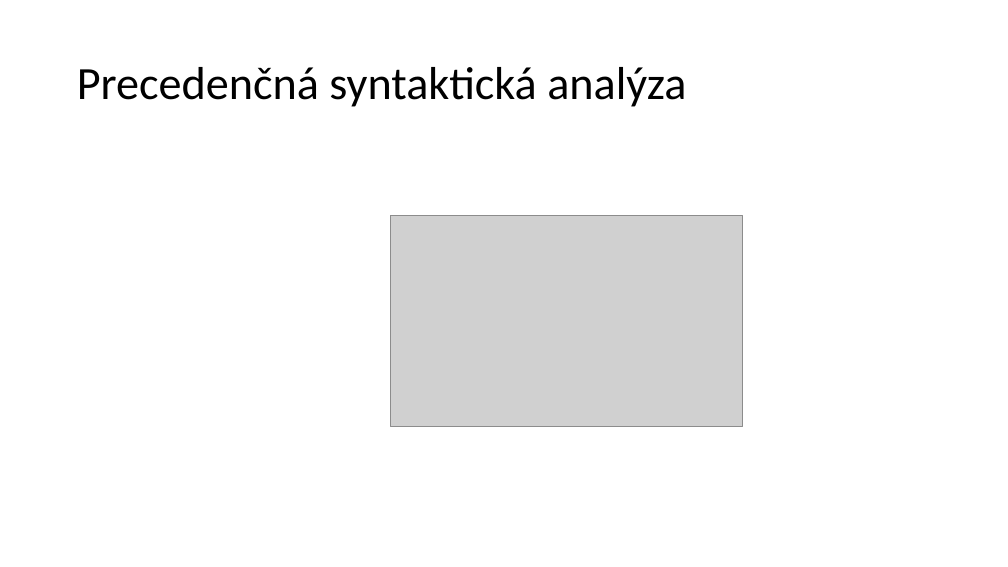
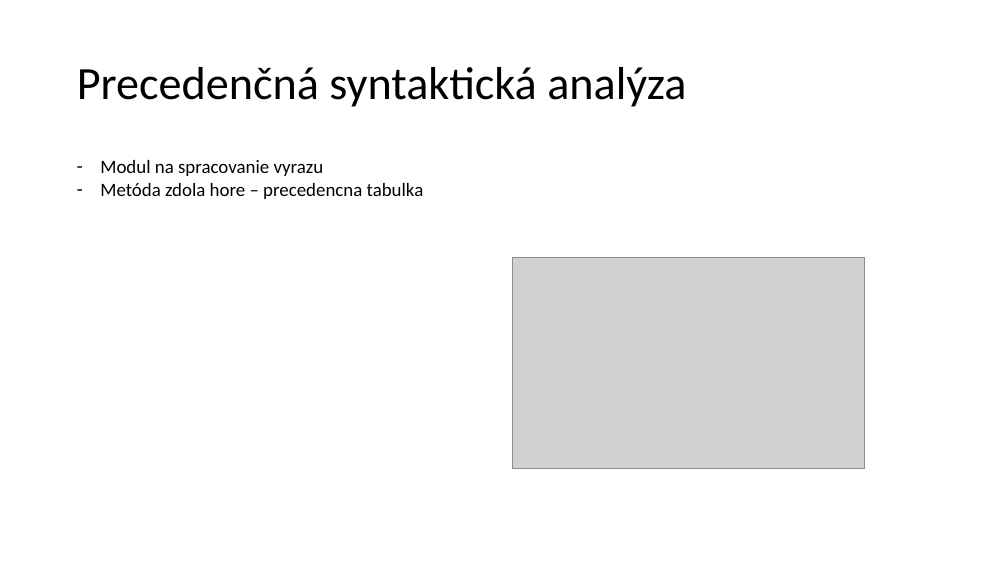
Before and after one commit to AndreiShchepa/BUT_COMPILER_2021, a slide deck: slide 6 of documentation/Presentation.pptx. Drawn at 1008x567 pixels with LibreOffice and Linux fonts; fonts in the diff are those of the drawing; grey boxes stand for pictures. Boxes give left, top, right and bottom in pixels: in the first picture for what was removed or moved away, otherwise in the second. Text is boxed around its words. In the diff, an @@ line names an element or a change of style, - is before the commit and + after.

```diff
--- a/documentation/Presentation.pptx
+++ b/documentation/Presentation.pptx
@@ text added at [100,160,424,199], 18 pt, text #000000 @@
+– Modul na spracovanie vyrazu
+– Metóda zdola hore – precedencna tabulka
@@ picture: place and size @@
-picture at [391,216,743,427]
+picture at [513,257,865,469]
```
Also in this commit, not shown: 5 other slides changed, 1 slide added, 1 slide removed, 1 other file.
